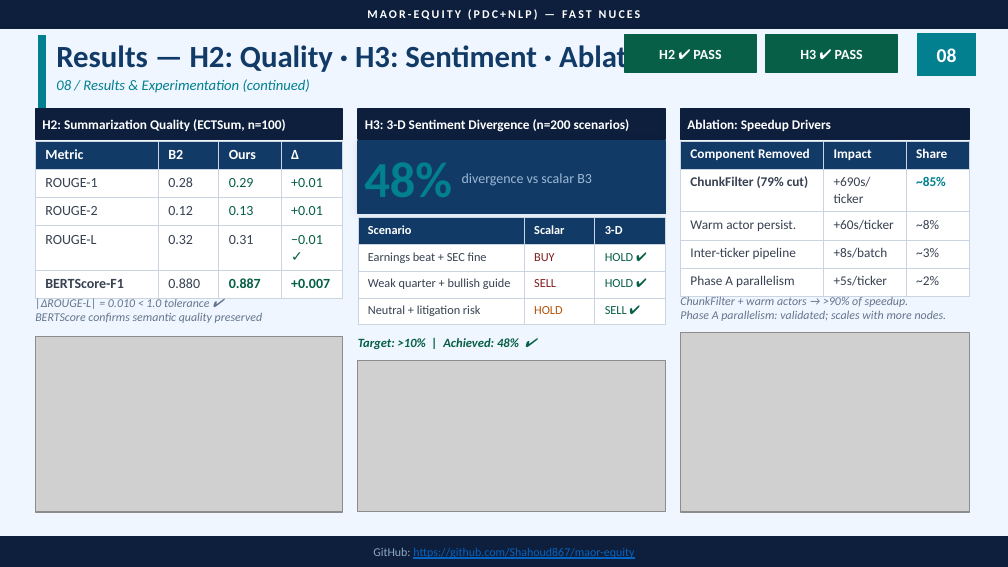
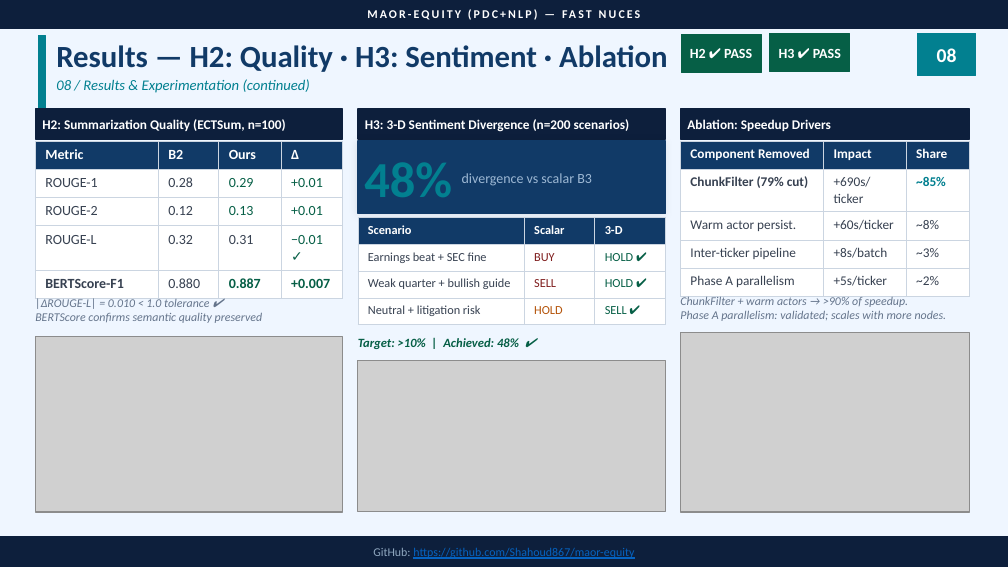
Before and after one commit to Shahoud867/maor-equity, a slide deck: slide 10 of presentation/MAOR_EQUITY_Presentation.pptx. Drawn at 1008x567 pixels with LibreOffice and Linux fonts; fonts in the diff are those of the drawing; grey boxes stand for pictures. Boxes give left, top, right and bottom in pixels: in the first picture for what was removed or moved away, otherwise in the second. Text is boxed around its words. In the diff, an @@ line names an element or a change of style, - is before the commit and + after.

```diff
--- a/presentation/MAOR_EQUITY_Presentation.pptx
+++ b/presentation/MAOR_EQUITY_Presentation.pptx
@@ text "H2 ✔ PASS": place and size @@
-text "H2 ✔ PASS" at box(659, 50, 721, 59)
+text "H2 ✔ PASS" at box(690, 49, 752, 58)
@@ rectangle: place and size @@
-rectangle at box(625, 34, 756, 73)
+rectangle at box(681, 34, 762, 73)
@@ text "H3 ✔ PASS": place and size @@
-text "H3 ✔ PASS" at box(800, 50, 863, 59)
+text "H3 ✔ PASS" at box(779, 49, 841, 58)
@@ rectangle: place and size @@
-rectangle at box(766, 34, 897, 73)
+rectangle at box(769, 33, 850, 72)
```
Also in this commit, not shown: 3 other slides changed.
